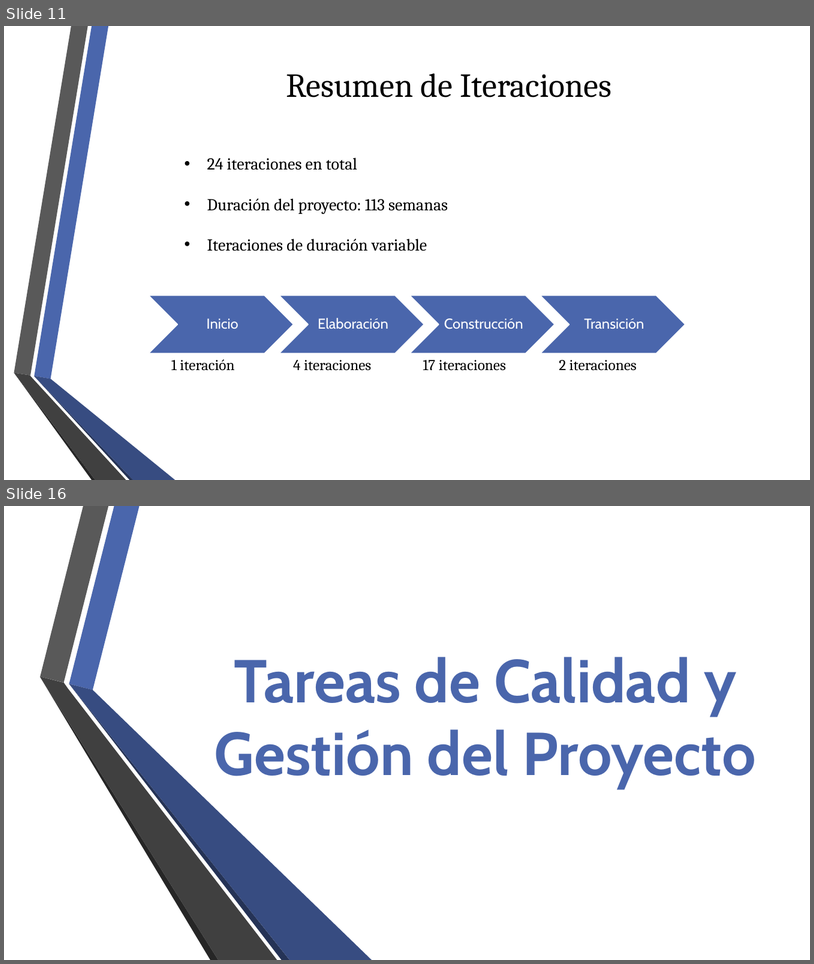
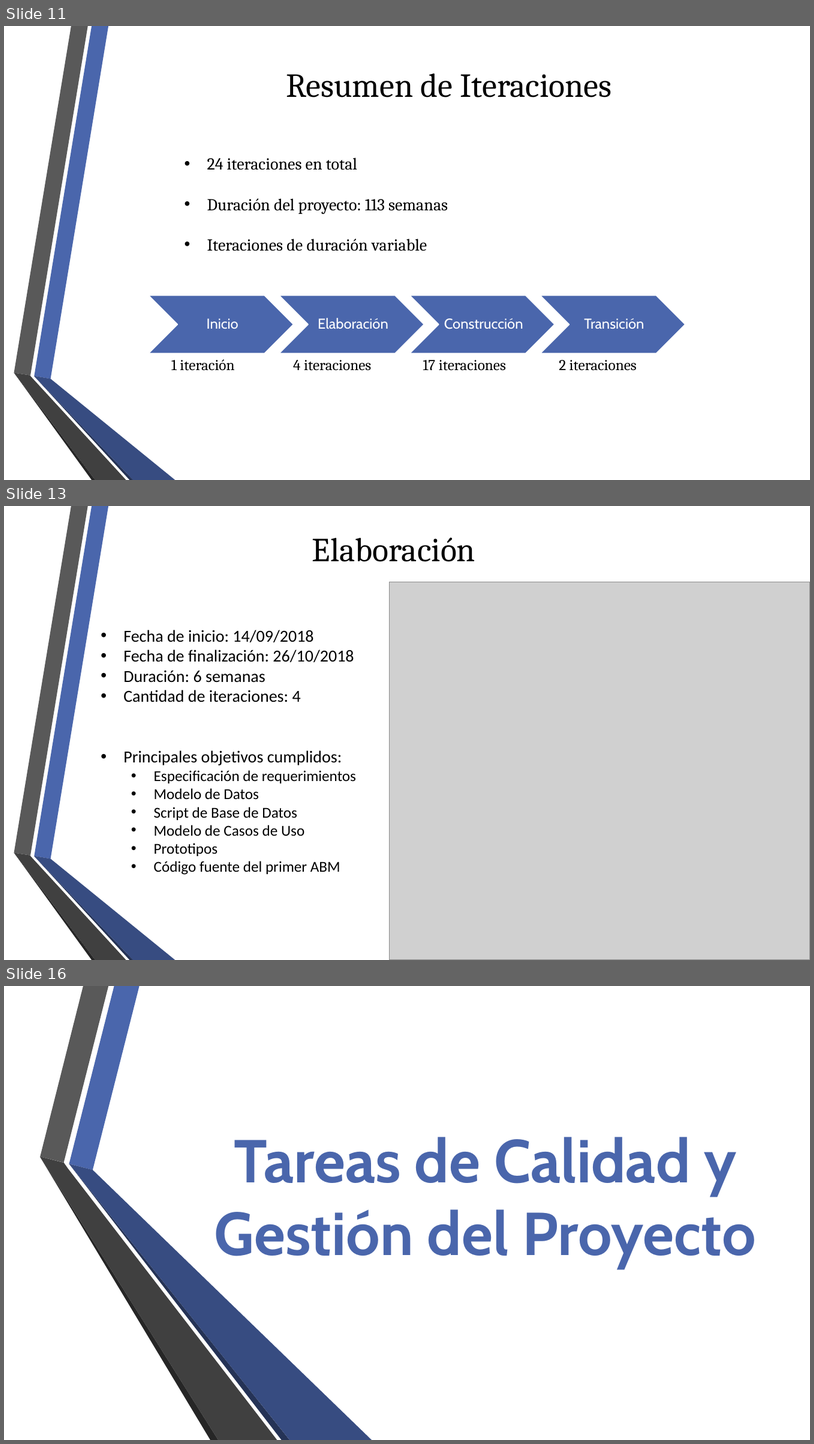
Before and after one commit to fge23/Sistema-VASPA, a slide deck: Presentaciones/Presentación VASPA - Diciembre 2020 - Examen Final/Presentación VASPA - Diciembre 2020 - Examen Final.pptx. Shown one above the other, each under a label of ours: slides 11 and 16 before the commit, slides 11, 13 and 16 after it; the slides between them are not shown. The pictures are 814x964 and 814x1444 pixels, drawn with LibreOffice and Linux fonts; fonts in the diff are those of the drawing; grey boxes stand for pictures; background and template pictures are left out. Boxes give left, top, right and bottom in pixels: in the first picture for what was removed or moved away, otherwise in the second. Text is boxed around its words. In the diff, an @@ line names an element or a change of style, - is before the commit and + after.

```diff
--- a/Presentaciones/Presentación VASPA - Diciembre 2020 - Examen Final/Presentación VASPA - Diciembre 2020 - Examen Final.pptx
+++ b/Presentaciones/Presentación VASPA - Diciembre 2020 - Examen Final/Presentación VASPA - Diciembre 2020 - Examen Final.pptx
@@ slide 13 added at [4, 506, 810, 960], background picture (left out); not listed: 6 template elements that a slide beside it also shows @@
@@ title added at [312, 537, 476, 562], 40 pt, text #000000 @@
+Elaboración
@@ picture added at [389, 582, 810, 960] @@
@@ text added at [123, 630, 356, 874], 20 pt, text #000000 @@
+• Fecha de inicio: 14/09/2018
+• Fecha de finalización: 26/10/2018
+• Duración: 6 semanas
+• Cantidad de iteraciones: 4
+• Principales objetivos cumplidos:
+  • Especificación de requerimientos
+  • Modelo de Datos
+  • Script de Base de Datos
+  • Modelo de Casos de Uso
+  • Prototipos
+  • Código fuente del primer ABM
```
Also in this commit, not shown: 4 slides changed, 5 other slides added, 4 slides removed.
